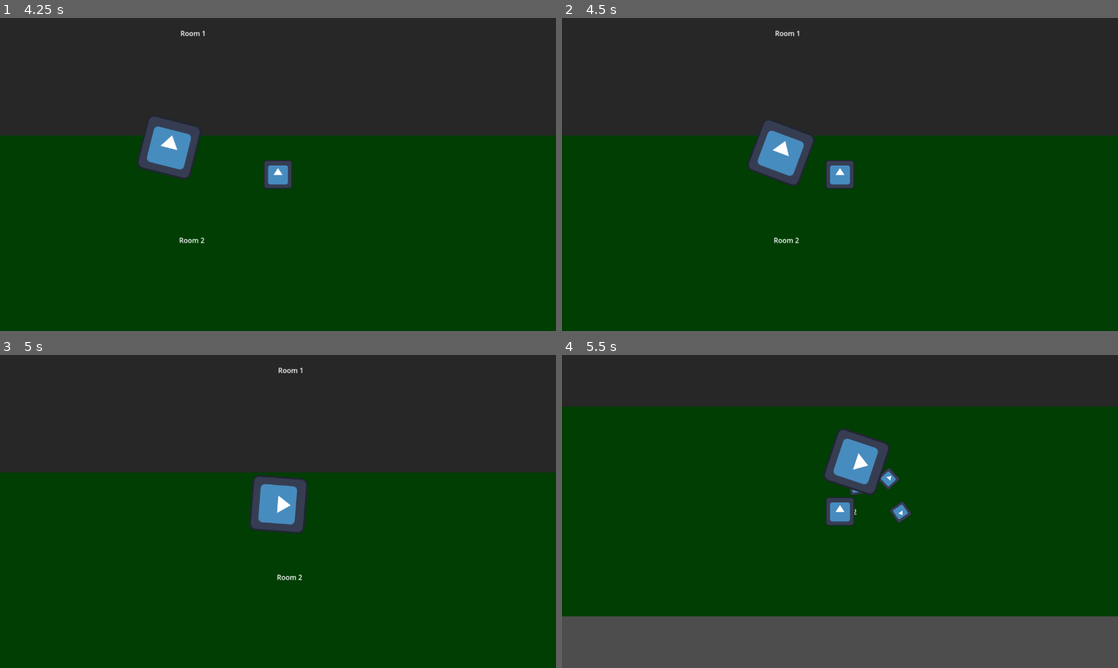
Above: before the commit, frames 1-4 (two rows, left to right).
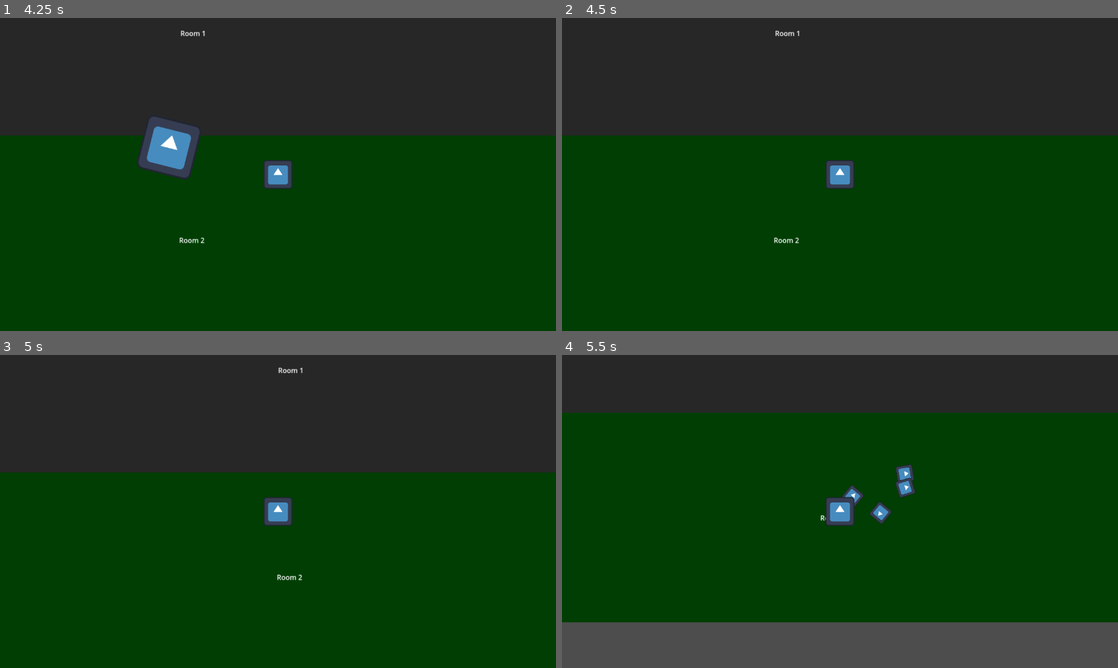
Above: after the commit, the same moments.

Repository: luisgcarrillo/WildGameJam
Game: Godot game, scene res://Scenes/world.tscn
Same seed, same stepped clock (60 frames per second), same inputs: the game is played once before the commit and once after it. The engine's default icon, where the game draws it, is replaced by a stand-in: a white triangle on a blue panel in a dark square.
Inputs (mouse positions are in pixels of both pictures, inside the frame that each line leads up to):
- Up to frame 1 (4.25 s): move the mouse to (400, 158) at 0.52 s; hold Right (Right) 0.53-1.28 s; click (400, 158) at 0.67 s; move the mouse to (166, 190) at 1.27 s; hold S (Down) 1.28-2.03 s; move the mouse to (333, 105) at 2.02 s; hold Right (Right) 2.03-2.78 s; move the mouse to (250, 237) at 2.77 s; hold Up (Up) 2.78-3.53 s; click (250, 237) at 2.92 s; move the mouse to (444, 221) at 3.52 s; hold A (Left) from 3.53 s (still down)
- Up to frame 2 (4.5 s): keep holding A (Left); move the mouse to (673, 127) at 4.27 s
- Up to frame 3 (5 s): keep holding A (Left)
- Up to frame 4 (5.5 s): move the mouse to (867, 511) at 5.02 s; release A (Left) at 5.03 s; hold S (Down) from 5.03 s (still down); click (867, 511) at 5.17 s

Frame 1 is identical in both runs. In frame 2, 1.7% of the frame differs, in the area x 33-46%, y 32-54%; in frame 3, 1.6%; in frame 4, 6.4%, in the area x 0-100%, y 16-86%.

Commit message:
Lazy enemy collision
Enemy gets removed when it comes in contact with another body

Diff:
--- a/Scenes/Enemy.gd
+++ b/Scenes/Enemy.gd
@@ -6,8 +6,19 @@
 const JUMP_VELOCITY = -400.0
 var ACCEL = 10000.0
 
+var health = 1
+func _decrement_health(amount:int):
+	health = health - amount
+
+
 # Get the gravity from the project settings to be synced with RigidBody nodes.
 var gravity = ProjectSettings.get_setting("physics/2d/default_gravity")
+
+func _process(delta):
+	if(test_move(transform,velocity)):
+		_decrement_health(1)
+		print("Decrement")
+		get_parent().remove_child(self)
 
 
 func _physics_process(delta):
@@ -18,4 +29,5 @@
 	velocity = velocity.move_toward(target_position * SPEED, ACCEL * delta)
 
 	move_and_slide()
+
 	look_at(player_position)
--- a/Scenes/Projectile.gd
+++ b/Scenes/Projectile.gd
@@ -8,4 +8,11 @@
 
 # Called every frame. 'delta' is the elapsed time since the previous frame.
 func _process(delta):
-	pass
+	if(get_contact_count()>0):
+		var myContacts = get_colliding_bodies()
+		for contact in myContacts:
+			if(contact.is_in_group("enemy")):
+				print("hit")
+				contact.get_parent().remove_child(contact)
+
+#func _input(event):
--- a/Scenes/projectile.tscn
+++ b/Scenes/projectile.tscn
@@ -10,7 +10,7 @@
 gravity_scale = 0.543
 script = ExtResource("1_oc26i")
 
-[node name="CollisionShape2D2" type="CollisionShape2D" parent="."]
+[node name="CollisionShape2D2" type="CollisionShape2D" parent="." groups=["projectile"]]
 shape = SubResource("CircleShape2D_thtvm")
 one_way_collision_margin = 0.3
 
--- a/Scenes/world.tscn
+++ b/Scenes/world.tscn
@@ -16,7 +16,7 @@
 z_index = 1
 script = ExtResource("2_8eyt0")
 
-[node name="Sprite2D" type="Sprite2D" parent="Enemy"]
+[node name="Sprite2D" type="Sprite2D" parent="Enemy" groups=["enemy"]]
 texture = ExtResource("3_xkif3")
 
 [node name="CollisionShape2D" type="CollisionShape2D" parent="Enemy"]
